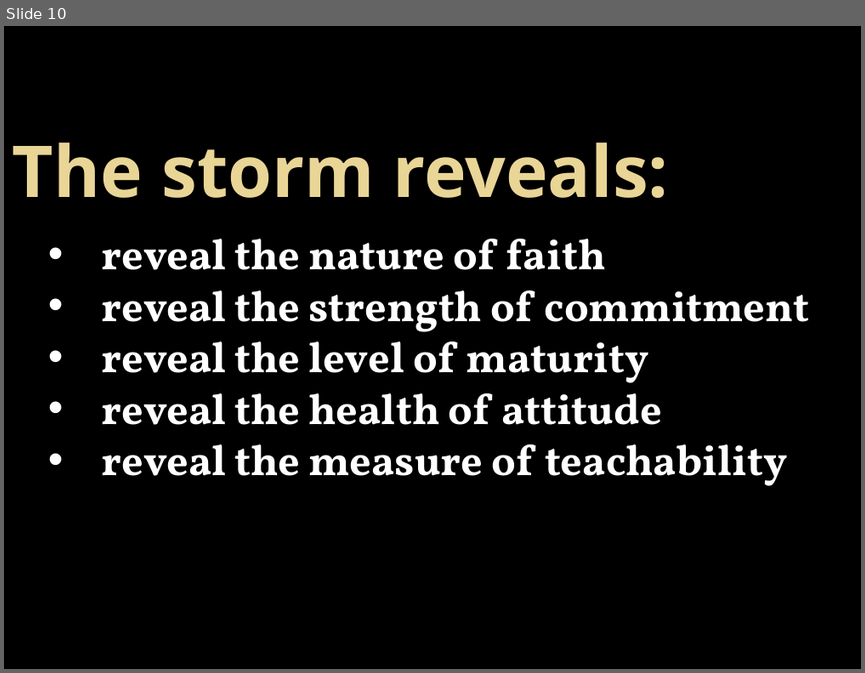
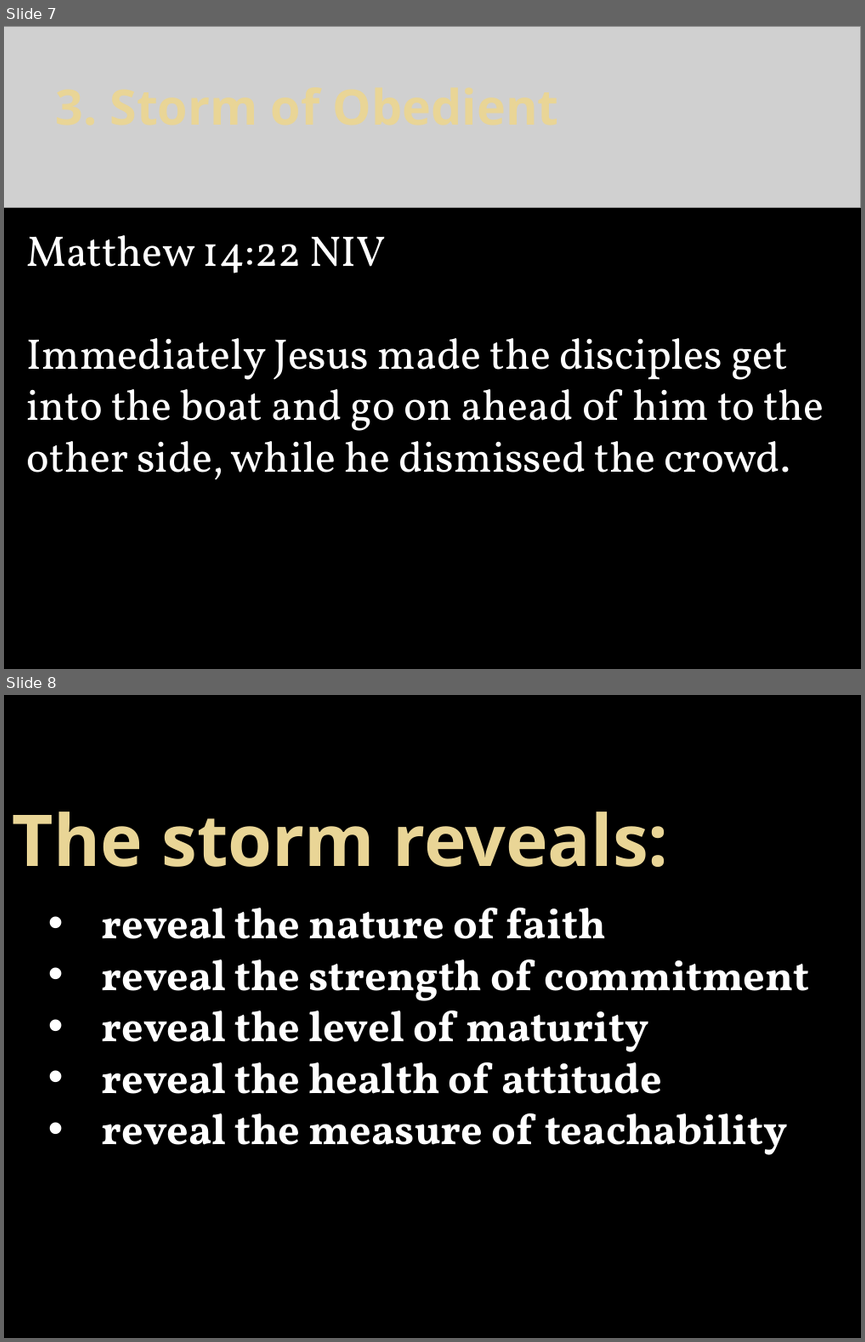
Before and after one commit to rmelancolico/DEV, a slide deck: In to the storm.pptx. Shown one above the other, each under a label of ours: slide 10 before the commit, slides 7 and 8 after it. The pictures are 865x673 and 865x1342 pixels, drawn with LibreOffice and Linux fonts; fonts in the diff are those of the drawing; grey boxes stand for pictures; background and template pictures are left out. Boxes give left, top, right and bottom in pixels: in the first picture for what was removed or moved away, otherwise in the second. Text is boxed around its words. In the diff, an @@ line names an element or a change of style, - is before the commit and + after.

```diff
--- a/In to the storm.pptx
+++ b/In to the storm.pptx
@@ slide 7 added at (x1=4, y1=26, x2=861, y2=669), background picture (left out) @@
@@ picture added at (x1=4, y1=26, x2=861, y2=207) @@
@@ text added at (x1=27, y1=235, x2=824, y2=480), 36 pt, text #FFFFFF @@
+Matthew 14:22 NIV
+Immediately Jesus made the disciples get into the boat and go on ahead of him to the other side, while he dismissed the crowd.
@@ title added at (x1=582, y1=389, x2=619, y2=420), 41 pt, text gradient #EAD696 to #E7D081, bold @@
+3. Storm of Obedient
@@ what was slide 10 is now slide 8 @@
```
Also in this commit, not shown: 7 slides changed, 2 other slides added, 1 other file.
